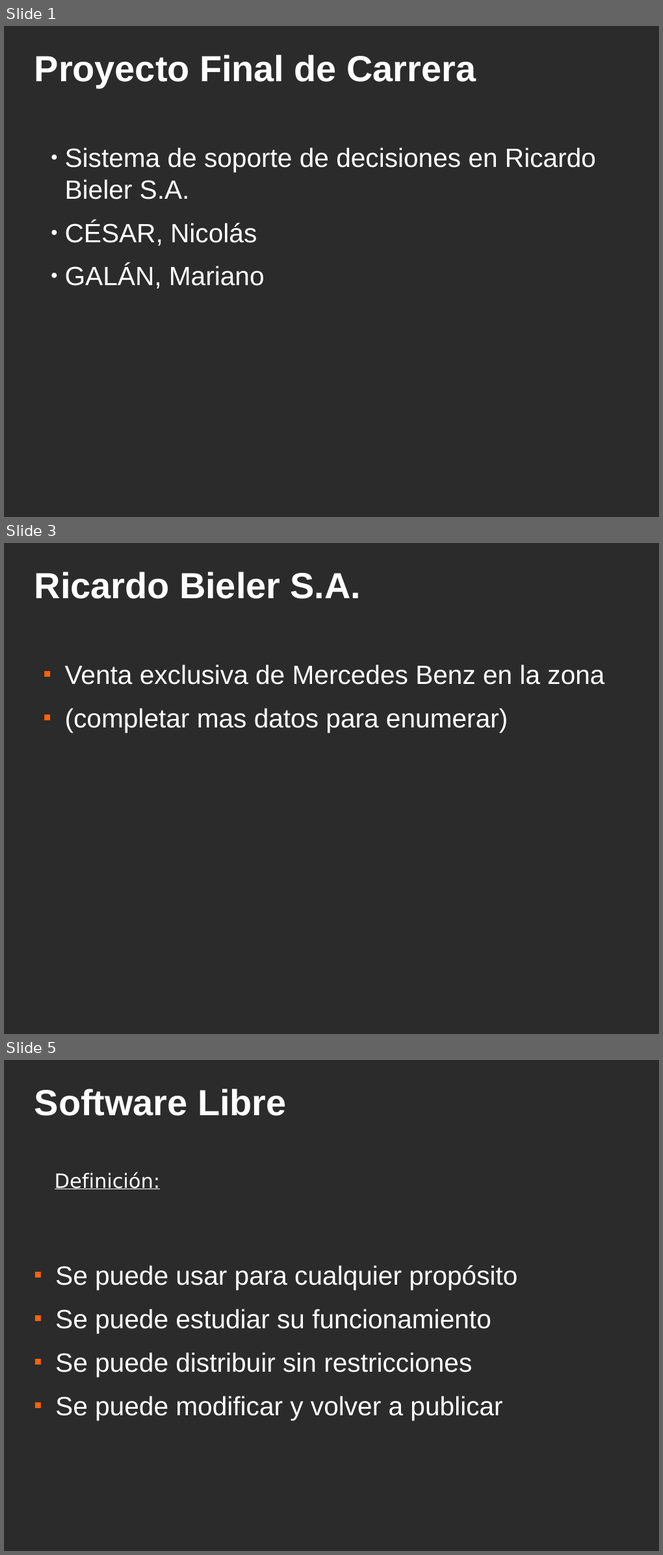
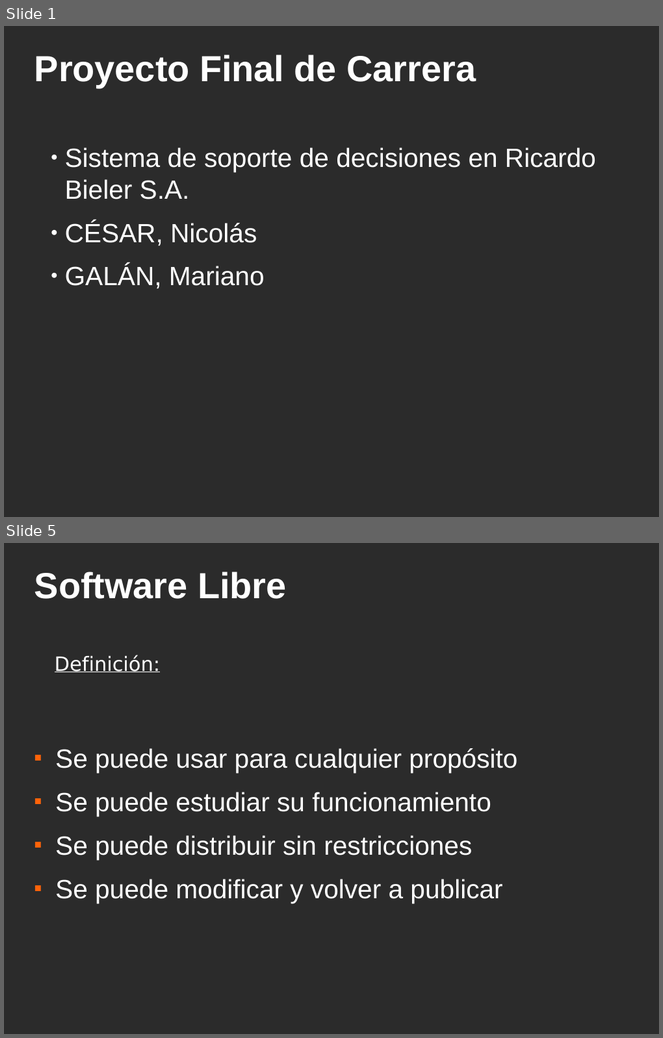
Before and after one commit to ervin45/proyectofinal, a slide deck: doc/material_para_la_catedra/presentacion_final/presentacion_final.odp. Shown one above the other, each under a label of ours: slides 1, 3 and 5 before the commit, slides 1 and 5 after it; the slides between them are not shown. The pictures are 663x1555 and 663x1038 pixels, drawn with LibreOffice and Linux fonts; fonts in the diff are those of the drawing; background and template pictures are left out; a plain dark background stands for a picture behind light text. Boxes give left, top, right and bottom in pixels: in the first picture for what was removed or moved away, otherwise in the second. Text is boxed around its words. In the diff, an @@ line names an element or a change of style, - is before the commit and + after.

```diff
--- a/doc/material_para_la_catedra/presentacion_final/presentacion_final.odp
+++ b/doc/material_para_la_catedra/presentacion_final/presentacion_final.odp
@@ slide 3 removed at (4,543,659,1034), background picture (left out) @@
@@ title removed at (35,572,361,599) @@
-Ricardo Bieler S.A.
@@ text removed at (65,665,605,733) @@
-■ Venta exclusiva de Mercedes Benz en la zona
-■ (completar mas datos para enumerar)
```
Also in this commit, not shown: 6 slides changed, 8 slides added, 3 other slides removed.
